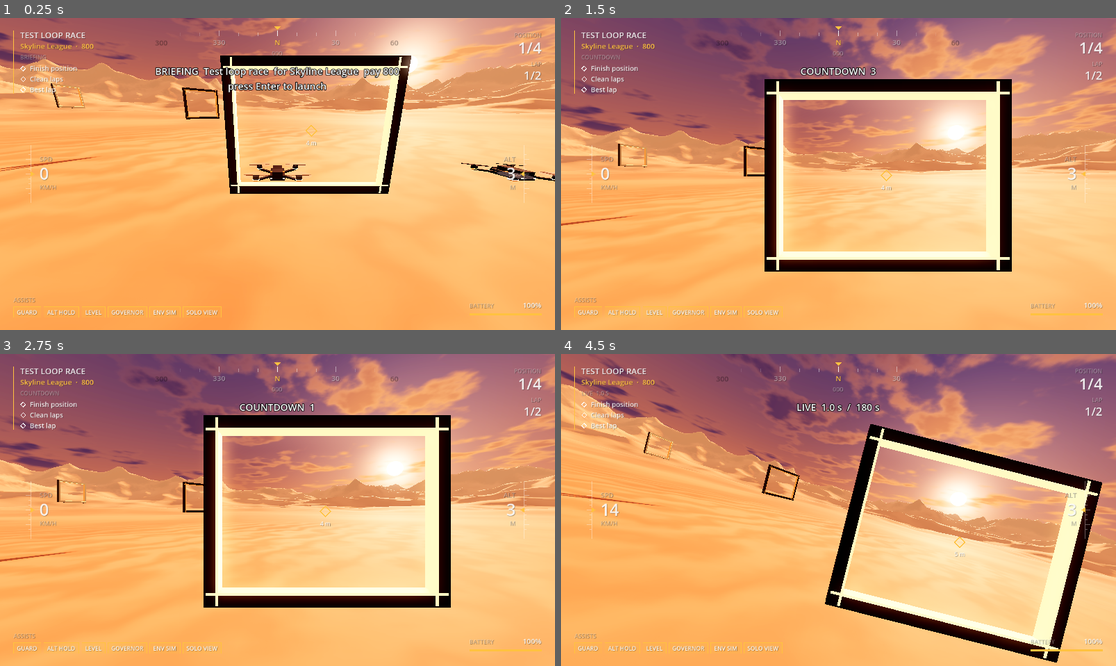
Above: before the commit, frames 1-4 (two rows, left to right).
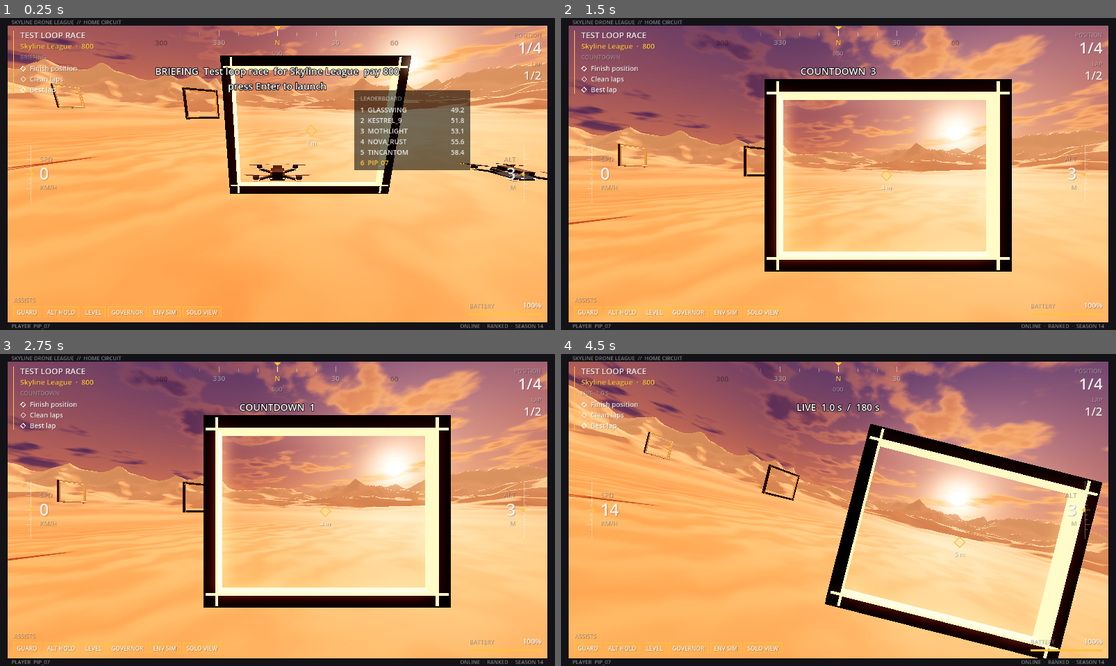
Above: after the commit, the same moments.

Repository: avdrav1/drone-sports
Game: Godot game, scene res://scenes/jobs/test_race.tscn
The game is run twice, just before and just after one commit, with the same random seed, the same clock (stepped at 60 frames per second) and the same inputs. This scene is started directly instead of the project's main scene.
Inputs (mouse positions are in pixels of both pictures, inside the frame that each line leads up to):
- Up to frame 1 (0.25 s): no input
- Up to frame 2 (1.5 s): tap Enter (ui_accept) at 0.5, 0.77 s; move the mouse to (960, 158) at 0.52 s; hold Right (roll_right) 0.53-1.25 s; hold C (cycle_camera) 0.53-1.25 s; click (960, 158) at 0.67 s; tap R (reset_drone) at 1.25 s; drag from (727, 189) to (810, 236) at 1.27 s
- Up to frame 3 (2.75 s): tap K (start_race_job) at 2 s; move the mouse to (333, 441) at 2.02 s; hold Right (roll_right) from 2.03 s (still down); hold J (start_sample_job) from 2.03 s (still down); click (333, 441) at 2.17 s
- Up to frame 4 (4.5 s): release Right (roll_right) at 2.75 s; release J (start_sample_job) at 2.75 s; drag from (810, 572) to (672, 463) at 2.77 s; tap Enter (ui_accept) at 3.5, 3.77 s; move the mouse to (1005, 556) at 3.52 s; hold Left (roll_left) 3.53-4.25 s; hold K (start_race_job) 3.53-4.25 s; click (1005, 556) at 3.67 s; drag from (672, 463) to (755, 432) at 4.27 s

The runs differ from the first frame. In frame 1, 13% of the frame differs, in the area x 0-100%, y 0-100%; in frame 2, 7.5%; in frame 3, 7.5%; in frame 4, 7.5%.

Commit message:
Story 3.5: Act 1 framing
Job.tags; the bezel, fake leaderboard, and scout line are data in
data/framing/act1.tres. StoryFlags keeps story beats in the save
("scouted" for Epic 5); PlayerProfile reads the player's handle.

Co-Authored-By: Claude Opus 5.5 <noreply@anthropic.com>

Diff:
--- /dev/null
+++ b/data/framing/act1.tres
@@ -0,0 +1,21 @@
+[gd_resource type="Resource" script_class="ArcadeFraming" load_steps=2 format=3]
+
+[ext_resource type="Script" path="res://scripts/story/arcade_framing.gd" id="1_framing"]
+
+[resource]
+script = ExtResource("1_framing")
+tag = &"act1"
+title = "SKYLINE DRONE LEAGUE  //  HOME CIRCUIT"
+footer = "ONLINE  ·  RANKED  ·  SEASON 14"
+leaderboard = {
+"GLASSWING": 49.2,
+"KESTREL_9": 51.8,
+"MOTHLIGHT": 53.1,
+"NOVA_RUST": 55.6,
+"TINCANTOM": 58.4
+}
+scout_id = &"rin"
+scout_name = "Coach Rin"
+scout_line = "Saw your run. That line through the last gate wasn't luck. Want to try it with a real drone?"
+scout_flag = &"scouted"
+scout_place = 3
--- a/data/jobs/test_race.tres
+++ b/data/jobs/test_race.tres
@@ -14,6 +14,7 @@
 pay = 800
 countdown = 3.0
 default_view = 0
+tags = Array[StringName]([&"act1"])
 weights = {
 "BestSplit": 1.0,
 "CleanLap": 1.0,
--- a/scenes/jobs/test_race.tscn
+++ b/scenes/jobs/test_race.tscn
@@ -17,6 +17,8 @@
 [ext_resource type="Script" path="res://scripts/race/race.gd" id="15_race"]
 [ext_resource type="Script" path="res://scripts/race/ai_pilot.gd" id="16_ai"]
 [ext_resource type="Script" path="res://scripts/ui/race_hud.gd" id="17_racehud"]
+[ext_resource type="Script" path="res://scripts/ui/arcade_bezel.gd" id="18_bezel"]
+[ext_resource type="Resource" path="res://data/framing/act1.tres" id="19_act1frame"]
 
 [node name="TestRace" type="Node3D"]
 
@@ -111,6 +113,23 @@
 theme_override_constants/outline_size = 5
 horizontal_alignment = 1
 
+[node name="Framing" type="CanvasLayer" parent="."]
+layer = 11
+
+[node name="Bezel" type="Control" parent="Framing" node_paths=PackedStringArray("runner", "course", "racer")]
+layout_mode = 3
+anchors_preset = 15
+anchor_right = 1.0
+anchor_bottom = 1.0
+grow_horizontal = 2
+grow_vertical = 2
+mouse_filter = 2
+script = ExtResource("18_bezel")
+framing = ExtResource("19_act1frame")
+runner = NodePath("../../JobRunner")
+course = NodePath("../../Course")
+racer = NodePath("../../Drone")
+
 [node name="JobRunner" type="Node" parent="." node_paths=PackedStringArray("drone", "camera_rig", "state_label")]
 script = ExtResource("10_runner")
 job = ExtResource("11_job")
--- a/scripts/jobs/job.gd
+++ b/scripts/jobs/job.gd
@@ -19,3 +19,5 @@
 @export var default_view := CameraRig.View.CHASE
 ## Objective weights by objective node name. Overrides each objective's own weight.
 @export var weights := {}
+## Free-form tags, e.g. act1 for the home-game framing.
+@export var tags: Array[StringName] = []
--- /dev/null
+++ b/scripts/story/arcade_framing.gd
@@ -0,0 +1,19 @@
+class_name ArcadeFraming
+extends Resource
+# The Act 1 "home video game" dressing, as data: bezel text, a fake leaderboard,
+# and the scout's one-line message after the player's first top-three finish.
+
+## Jobs carrying this tag get the framing.
+@export var tag: StringName = &"act1"
+@export var title := ""
+@export var footer := ""
+## Fake leaderboard: handle -> race time in seconds.
+@export var leaderboard := {}
+## Character id of the scout, and the name shown until characters are data (Epic 7).
+@export var scout_id: StringName = &"rin"
+@export var scout_name := ""
+@export_multiline var scout_line := ""
+## Story flag set when the scout message fires.
+@export var scout_flag: StringName = &"scouted"
+## Finishing at this place or better earns the message.
+@export var scout_place := 3
--- /dev/null
+++ b/scripts/story/player_profile.gd
@@ -0,0 +1,9 @@
+class_name PlayerProfile
+extends RefCounted
+# Who the player is, from the save's "profile" section.
+
+const DEFAULT_HANDLE := "PIP_07"
+
+static func handle() -> String:
+	var profile = SaveGame.read_section("profile", {})
+	return profile.get("handle", DEFAULT_HANDLE) if profile is Dictionary else DEFAULT_HANDLE
--- /dev/null
+++ b/scripts/story/story_flags.gd
@@ -0,0 +1,15 @@
+class_name StoryFlags
+extends RefCounted
+# Story beats that have happened, kept in the save's "flags" section.
+# Later epics read them (e.g. "scouted" gates recruitment in Epic 5).
+
+static func is_set(flag: StringName) -> bool:
+	var flags = SaveGame.read_section("flags", {})
+	return flags is Dictionary and flags.get(String(flag), false)
+
+static func set_flag(flag: StringName) -> void:
+	var flags = SaveGame.read_section("flags", {})
+	if not flags is Dictionary:
+		flags = {}
+	flags[String(flag)] = true
+	SaveGame.write_section("flags", flags)
--- /dev/null
+++ b/scripts/ui/arcade_bezel.gd
@@ -0,0 +1,96 @@
+class_name ArcadeBezel
+extends Control
+# Act 1 framing: a crude in-game bezel, a fake leaderboard with the player's
+# handle, and a one-line scout message on the first top-three finish.
+# Shows only in jobs tagged with framing.tag. Text and a border only.
+
+@export var framing: ArcadeFraming
+@export var runner: JobRunner
+@export var course: Course
+## The player's racer.
+@export var racer: Node3D
+@export var border := 16.0
+
+const FRAME := Color(0.07, 0.07, 0.09)
+const EDGE := Color(1.0, 0.76, 0.25, 0.8)
+const TEXT := Color(1, 1, 1, 0.85)
+const DIM := Color(1, 1, 1, 0.45)
+const ME := Color(1.0, 0.76, 0.25)
+
+## True once this run fired the scout message.
+var scout_shown := false
+var font: Font
+
+func _ready() -> void:
+	set_anchors_preset(PRESET_FULL_RECT)
+	mouse_filter = MOUSE_FILTER_IGNORE
+	font = get_theme_default_font()
+	visible = applies()
+	if visible:
+		runner.finished.connect(_on_finished)
+
+func applies() -> bool:
+	return framing != null and runner != null and runner.job != null and runner.job.tags.has(framing.tag)
+
+func _process(_delta: float) -> void:
+	queue_redraw()
+
+func player_time() -> float:
+	var p = course.progress(racer) if course and racer else null
+	return p.finish_time if p and p.finished else INF
+
+## Rows {handle, time, me}, fastest first; the player's unfinished run goes last.
+func leaderboard() -> Array:
+	var rows := []
+	for h in framing.leaderboard:
+		rows.append({"handle": h, "time": float(framing.leaderboard[h]), "me": false})
+	rows.append({"handle": PlayerProfile.handle(), "time": player_time(), "me": true})
+	rows.sort_custom(func(a, b): return a.time < b.time)
+	return rows
+
+func leaderboard_visible() -> bool:
+	return runner.state == JobRunner.State.BRIEFING or player_time() < INF
+
+func _on_finished(result: JobResult) -> void:
+	var place := course.finish_order.find(racer) + 1
+	if result.completed and place > 0 and place <= framing.scout_place and not StoryFlags.is_set(framing.scout_flag):
+		StoryFlags.set_flag(framing.scout_flag)
+		scout_shown = true
+
+func _draw() -> void:
+	var s := size
+	var b := border
+	# The bezel: a thick dark frame with a thin lit inner edge.
+	draw_rect(Rect2(0, 0, s.x, b), FRAME)
+	draw_rect(Rect2(0, s.y - b, s.x, b), FRAME)
+	draw_rect(Rect2(0, 0, b, s.y), FRAME)
+	draw_rect(Rect2(s.x - b, 0, b, s.y), FRAME)
+	draw_rect(Rect2(b, b, s.x - b * 2.0, s.y - b * 2.0), EDGE, false, 1.0)
+	draw_string(font, Vector2(b + 8, b - 3), framing.title, HORIZONTAL_ALIGNMENT_LEFT, -1, 11, DIM)
+	draw_string(font, Vector2(s.x - b - 308, s.y - 4), framing.footer, HORIZONTAL_ALIGNMENT_RIGHT, 300, 11, DIM)
+	draw_string(font, Vector2(b + 8, s.y - 4), "PLAYER  " + PlayerProfile.handle(), HORIZONTAL_ALIGNMENT_LEFT, -1, 11, DIM)
+	if leaderboard_visible():
+		_draw_leaderboard(Vector2(s.x - b - 400, 150))
+	if scout_shown:
+		_draw_scout(s)
+
+func _draw_leaderboard(at: Vector2) -> void:
+	var rows := leaderboard()
+	draw_rect(Rect2(at, Vector2(240, 34 + rows.size() * 22)), Color(0, 0, 0, 0.55))
+	draw_string(font, at + Vector2(12, 22), "LEADERBOARD", HORIZONTAL_ALIGNMENT_LEFT, -1, 12, DIM)
+	var y := at.y + 46
+	for i in rows.size():
+		var r: Dictionary = rows[i]
+		var col := ME if r.me else TEXT
+		var t := "--" if r.time == INF else "%.1f" % r.time
+		draw_string(font, Vector2(at.x + 12, y), "%d  %s" % [i + 1, r.handle], HORIZONTAL_ALIGNMENT_LEFT, -1, 14, col)
+		draw_string(font, Vector2(at.x + 150, y), t, HORIZONTAL_ALIGNMENT_RIGHT, 78, 14, col)
+		y += 22
+
+func _draw_scout(s: Vector2) -> void:
+	var w := minf(760.0, s.x - 80.0)
+	var rect := Rect2(Vector2((s.x - w) * 0.5, s.y - border - 96), Vector2(w, 64))
+	draw_rect(rect, Color(0, 0, 0, 0.75))
+	draw_rect(rect, EDGE, false, 1.0)
+	draw_string(font, rect.position + Vector2(14, 22), "INCOMING MESSAGE  ·  " + framing.scout_name.to_upper(), HORIZONTAL_ALIGNMENT_LEFT, -1, 12, ME)
+	draw_string(font, rect.position + Vector2(14, 46), framing.scout_line, HORIZONTAL_ALIGNMENT_LEFT, w - 28, 15, TEXT)
--- /dev/null
+++ b/tests/test_act1_framing.gd
@@ -0,0 +1,97 @@
+extends RefCounted
+# Story 3.5: Act 1 framing. Bezel only on act1 jobs; the scout message fires once.
+
+const Sim = preload("res://tests/sim.gd")
+const FRAMING := preload("res://data/framing/act1.tres")
+
+## A race rig with three stand-in opponents and a bezel. Returns [root, course, opponents, bezel].
+func _setup(tags: Array[StringName]) -> Array:
+	var job: Job = load("res://data/jobs/test_race.tres").duplicate()
+	job.tags = tags
+	var place := FinishPosition.new()
+	var root := Sim.job_setup(job, [place])
+	var course := Course.new()
+	course.data = load("res://data/courses/test_loop.tres")
+	root.add_child(course)
+	place.course = course
+	var d: Drone = root.get_node("Drone")
+	d.global_position = course.gates[0].global_transform * Vector3(0, 0, 4)
+	course.add_racer(d)
+	var opponents := []
+	for i in 3:
+		var r := Node3D.new()
+		root.add_child(r)
+		r.global_position = d.global_position
+		course.add_racer(r)
+		opponents.append(r)
+	var bezel := ArcadeBezel.new()
+	bezel.framing = FRAMING
+	bezel.runner = root.get_node("Runner")
+	bezel.course = course
+	bezel.racer = d
+	root.add_child(bezel)
+	return [root, course, opponents, bezel]
+
+func _through(r: Node3D, g: Gate) -> void:
+	r.global_position = g.global_transform * Vector3(0, 20, 1.5)
+	await Sim.physics_frames(1)
+	r.global_position = g.global_transform * Vector3(0, 0, 1.5)
+	await Sim.physics_frames(1)
+	r.global_position = g.global_transform * Vector3(0, 0, -1.5)
+	await Sim.physics_frames(1)
+
+func _race(c: Course, r: Node3D) -> void:
+	await _through(r, c.gates[0])
+	for lap in c.laps():
+		for i in range(1, c.gates.size()):
+			await _through(r, c.gates[i])
+		await _through(r, c.gates[0])
+
+## Runs a race where `ahead` opponents finish before the player. Returns the bezel's scout_shown.
+func _run(ahead: int) -> bool:
+	var s := _setup([&"act1"])
+	var course: Course = s[1]
+	await Sim.go_live(s[0])
+	var runner: JobRunner = s[0].get_node("Runner")
+	runner.drone.freeze = true
+	course.start()
+	for i in ahead:
+		await _race(course, s[2][i])
+	await _race(course, runner.drone)
+	await Sim.physics_frames(2)
+	var shown: bool = s[3].scout_shown
+	s[0].free()
+	return shown
+
+func _clear_flags() -> void:
+	SaveGame.write_section("flags", {})
+
+func test_bezel_only_on_act1_jobs() -> bool:
+	var tagged := _setup([&"act1"])
+	var plain := _setup([])
+	var ok: bool = tagged[3].visible and not plain[3].visible
+	tagged[0].free()
+	plain[0].free()
+	return ok
+
+func test_leaderboard_lists_player_handle() -> bool:
+	var s := _setup([&"act1"])
+	var handles: Array = s[3].leaderboard().map(func(r): return r.handle)
+	var ok := handles.has(PlayerProfile.handle()) and handles.size() == FRAMING.leaderboard.size() + 1
+	s[0].free()
+	return ok
+
+func test_scout_fires_once_on_first_top_three() -> bool:
+	_clear_flags()
+	var first := await _run(1)
+	var flagged := StoryFlags.is_set(&"scouted")
+	var second := await _run(0)
+	_clear_flags()
+	return first and flagged and not second
+
+func test_no_scout_outside_top_three() -> bool:
+	_clear_flags()
+	var shown := await _run(3)
+	var flagged := StoryFlags.is_set(&"scouted")
+	_clear_flags()
+	return not shown and not flagged
Not shown, added: scripts/story/arcade_framing.gd.uid
Not shown, added: scripts/story/player_profile.gd.uid
Not shown, added: scripts/story/story_flags.gd.uid
Not shown, added: scripts/ui/arcade_bezel.gd.uid
Not shown, added: tests/test_act1_framing.gd.uid
Not shown, changed: docs/BACKLOG.md
